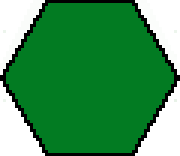
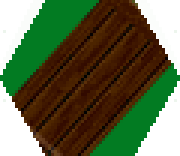
Comparing the layer stacks of the two w=180, h=156 images. Changes:
added layer "Bridge3" above "Bridge2" over bbox(12, 0, 174, 156)
hid "Border" over bbox(0, 0, 180, 156)
